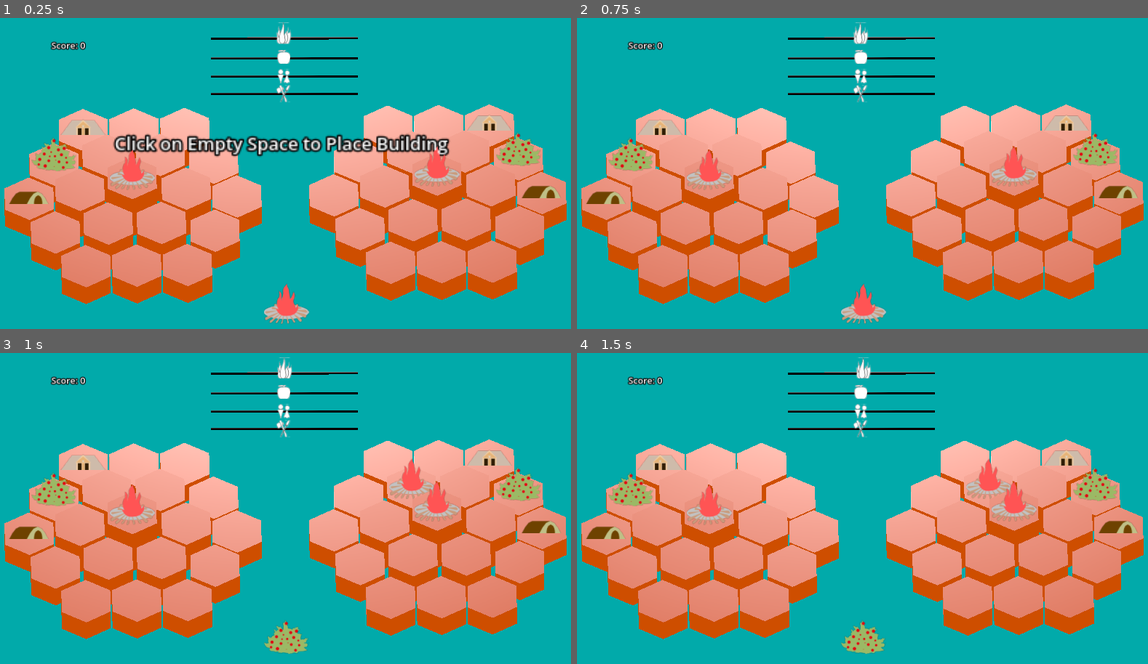
Above: before the commit, frames 1-4 (two rows, left to right).
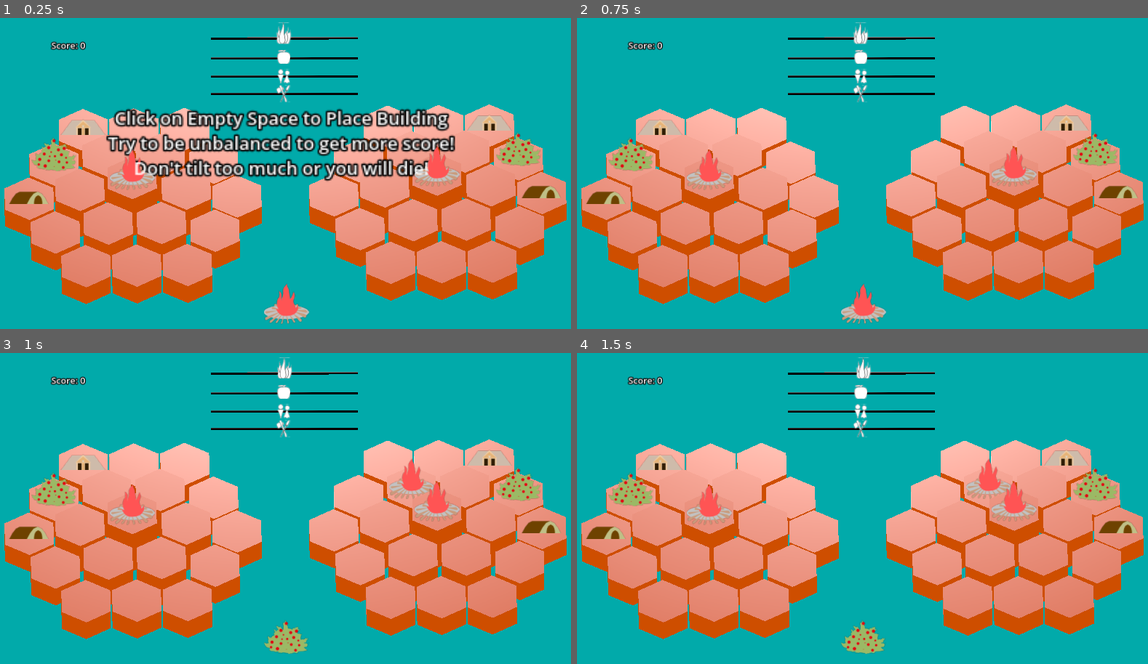
Above: after the commit, the same moments.

Repository: chlorolupus/lihkggamejam
Game: Godot game, scene res://scenes/game3.tscn
Two runs of this game, one before a commit and one after it. Both use one fixed random seed, a clock stepped at 60 frames per second and the inputs below.
Inputs (mouse positions are in pixels of both pictures, inside the frame that each line leads up to):
- Up to frame 1 (0.25 s): no input
- Up to frame 2 (0.75 s): tap Enter at 0.5 s; move the mouse to (993, 164) at 0.52 s; hold D (game_right) from 0.53 s (still down); click (993, 164) at 0.67 s
- Up to frame 3 (1 s): keep holding D (game_right)
- Up to frame 4 (1.5 s): release D (game_right) at 1.25 s; tap Space at 1.25 s; drag from (748, 533) to (833, 580) at 1.27 s

The runs differ from the first frame. In frame 1, 7.8% of the frame differs, in the area x 18-80%, y 28-53%; in frame 2, nothing differs; in frame 3, nothing differs; in frame 4, nothing differs.

Commit message:
Add instructions

Diff:
--- a/scenes/game3.tscn
+++ b/scenes/game3.tscn
@@ -406,7 +406,7 @@
 
 [node name="Game" type="Node3D" node_paths=PackedStringArray("audio_stream")]
 script = ExtResource("1_8bvr1")
-audio_stream = [NodePath("Camera3D/PlaceSound"), NodePath("Camera3D/ErrorSound"), NodePath("Camera3D/GameOverSound")]
+audio_stream = [NodePath("Camera3D/PlaceSound"), NodePath("Camera3D/ErrorSound"), NodePath("Camera3D/ErrorSound")]
 
 [node name="VillageA" type="Node3D" parent="."]
 
@@ -2084,7 +2084,9 @@
 [node name="Label3D" type="Label3D" parent="."]
 transform = Transform3D(2, 0, 0, 0, 2, 0, 0, 0, 2, -2.6442, 1.54147, 0)
 billboard = 1
-text = "Click on Empty Space to Place Building"
+text = "Click on Empty Space to Place Building
+Try to be unbalanced to get more score!
+Don't tilt too much or you will die!"
 
 [node name="Score" type="Label3D" parent="."]
 transform = Transform3D(1, 0, 0, 0, 1, 0, 0, 0, 1, 1.13, 4.255, 2.08165e-12)
